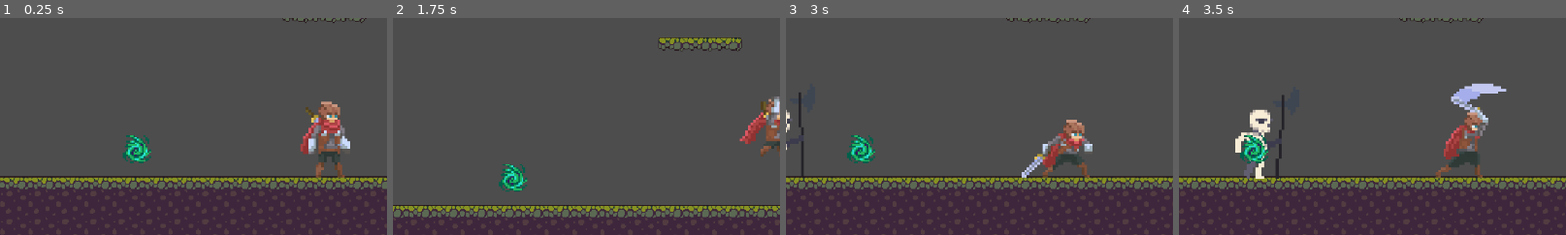
Above: before the commit, frames 1-4 (left to right).
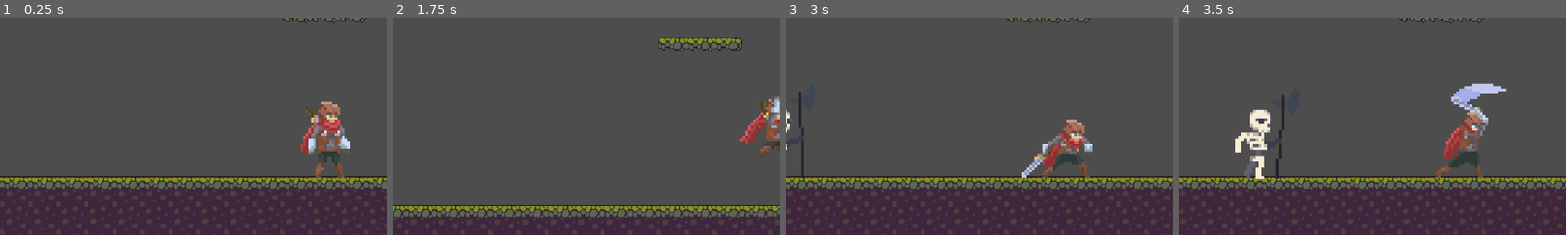
Above: after the commit, the same moments.

Repository: XinyuanD/2DSoulslikeGame
Game: Godot game, scene res://Scenes/Level 1.tscn
Same seed, same stepped clock (60 frames per second), same inputs: the game is played once before the commit and once after it.
Inputs (mouse positions are % of the whole screen's width and height, from its top left):
- Up to frame 1 (0.25 s): no input
- Up to frame 2 (1.75 s): move the mouse to (72, 45) at 0.52 s; hold D (move_right) from 0.53 s (still down); click (72, 45) at 0.6 s; tap Space (jump) at 0.77, 1.52 s; move the mouse to (30, 55) at 1.27 s; tap E (heal) at 1.35 s
- Up to frame 3 (3 s): move the mouse to (60, 28) at 2.02 s; release D (move_right) at 2.03 s; hold A (move_left) 2.03-2.78 s; tap C (set_checkpoint) at 2.1 s; move the mouse to (45, 70) at 2.77 s; hold D (move_right) from 2.78 s (still down); click (45, 70) at 2.85 s
- Up to frame 4 (3.5 s): keep holding D (move_right); tap Space (jump) at 3.02 s
The pictures show only the part of the screen within x 8-57%, y 44-94%; the shares and areas given below are measured in that part.

The runs differ from the first frame. In frame 1, 0.6% of the frame differs, in the area x 31-40%, y 54-67%; in frame 2, 0.6%; in frame 3, 0.7%; in frame 4, 0.7%, in the area x 15-24%, y 54-67%.

Commit message:
Added spirit drop upon player death and spirit drop pick up

Diff:
--- a/Final Project/Scenes/Level 1.tscn
+++ b/Final Project/Scenes/Level 1.tscn
@@ -6,7 +6,6 @@
 [ext_resource type="PackedScene" uid="uid://c2df6mh8wrba0" path="res://Scenes/skeleton.tscn" id="3_tcsw7"]
 [ext_resource type="PackedScene" uid="uid://du0iaarxl3gm8" path="res://Scenes/ui.tscn" id="4_yjibs"]
 [ext_resource type="PackedScene" uid="uid://beh5w2vwhy1jk" path="res://Scenes/respawn_altar.tscn" id="6_gf407"]
-[ext_resource type="PackedScene" uid="uid://b7jhmdltlik3h" path="res://Scenes/spirit_drop.tscn" id="7_1bohl"]
 
 [node name="Level 1" type="Node2D"]
 script = ExtResource("1_3bys6")
@@ -85,9 +84,6 @@
 theme_override_font_sizes/font_size = 30
 text = "Switch"
 
-[node name="SpiritDrop" parent="." instance=ExtResource("7_1bohl")]
-position = Vector2(-582, -31)
-
 [connection signal="checkpoint_reached" from="Player" to="." method="_on_player_checkpoint_reached"]
 [connection signal="health_updated" from="Player" to="CanvasLayer/UI" method="_on_player_health_updated"]
 [connection signal="player_died" from="Player" to="." method="_on_player_player_died"]
--- a/Final Project/Scenes/scene_switcher.tscn
+++ b/Final Project/Scenes/scene_switcher.tscn
@@ -39,6 +39,33 @@
 "fade": SubResource("Animation_ixn0l")
 }
 
+[sub_resource type="Animation" id="Animation_sag1w"]
+length = 0.2
+tracks/0/type = "value"
+tracks/0/imported = false
+tracks/0/enabled = true
+tracks/0/path = NodePath("DeathBanner:color")
+tracks/0/interp = 1
+tracks/0/loop_wrap = true
+tracks/0/keys = {
+"times": PackedFloat32Array(0, 0.2),
+"transitions": PackedFloat32Array(1, 1),
+"update": 0,
+"values": [Color(0.0705882, 0.0705882, 0.0705882, 0), Color(0.0705882, 0.0705882, 0.0705882, 0)]
+}
+tracks/1/type = "value"
+tracks/1/imported = false
+tracks/1/enabled = true
+tracks/1/path = NodePath("DeathBanner/Label:theme_override_colors/font_color")
+tracks/1/interp = 1
+tracks/1/loop_wrap = true
+tracks/1/keys = {
+"times": PackedFloat32Array(0, 0.2),
+"transitions": PackedFloat32Array(1, 1),
+"update": 0,
+"values": [Color(0.807843, 0, 0, 0), Color(0.807843, 0, 0, 0)]
+}
+
 [sub_resource type="Animation" id="Animation_lourf"]
 resource_name = "death_screen_anim"
 length = 3.5
@@ -65,33 +92,6 @@
 "transitions": PackedFloat32Array(1, 1, 1),
 "update": 0,
 "values": [Color(0.807843, 0, 0, 0), Color(0.807843, 0, 0, 1), Color(0.807843, 0, 0, 1)]
-}
-
-[sub_resource type="Animation" id="Animation_sag1w"]
-length = 0.2
-tracks/0/type = "value"
-tracks/0/imported = false
-tracks/0/enabled = true
-tracks/0/path = NodePath("DeathBanner:color")
-tracks/0/interp = 1
-tracks/0/loop_wrap = true
-tracks/0/keys = {
-"times": PackedFloat32Array(0, 0.2),
-"transitions": PackedFloat32Array(1, 1),
-"update": 0,
-"values": [Color(0.0705882, 0.0705882, 0.0705882, 0), Color(0.0705882, 0.0705882, 0.0705882, 0)]
-}
-tracks/1/type = "value"
-tracks/1/imported = false
-tracks/1/enabled = true
-tracks/1/path = NodePath("DeathBanner/Label:theme_override_colors/font_color")
-tracks/1/interp = 1
-tracks/1/loop_wrap = true
-tracks/1/keys = {
-"times": PackedFloat32Array(0, 0.2),
-"transitions": PackedFloat32Array(1, 1),
-"update": 0,
-"values": [Color(0.807843, 0, 0, 0), Color(0.807843, 0, 0, 0)]
 }
 
 [sub_resource type="AnimationLibrary" id="AnimationLibrary_o5jof"]
--- a/Final Project/Scripts/Player.gd
+++ b/Final Project/Scripts/Player.gd
@@ -246,7 +246,6 @@
 	elif curstate == State.HIT:
 		switch_to(State.IDLE)
 	elif curstate == State.DYING:
-		update_spirit(-spirits)
 		switch_to(State.DEAD)
 
 func _on_sword_area_body_shape_entered(body_rid, body, body_shape_index, local_shape_index):
--- a/Final Project/Scripts/scene_switcher.gd
+++ b/Final Project/Scripts/scene_switcher.gd
@@ -60,6 +60,7 @@
 func _deferred_reload_scene(path):
 	var last_checkpoint = current_scene.find_child("Player").last_checkpoint
 	var death_position = current_scene.find_child("Player").position
+	var player_spirits = current_scene.find_child("Player").spirits
 
 	current_scene.free()
 	var s = ResourceLoader.load(path)
@@ -71,6 +72,13 @@
 	get_tree().root.add_child(current_scene)
 	get_tree().current_scene = current_scene
 
+	if player_spirits > 0:
+		var scene = load("res://Scenes/spirit_drop.tscn")
+		var spirit_drop = scene.instantiate()
+		spirit_drop.position = death_position
+		print(player_spirits)
+		spirit_drop.update_spirit_amt(player_spirits)
+		current_scene.add_child(spirit_drop)
 
 
 func reset_scene_on_checkpoint(path):
--- a/Final Project/Scripts/spirit_drop.gd
+++ b/Final Project/Scripts/spirit_drop.gd
@@ -5,3 +5,7 @@
 	if body.name == "Player":
 		body.update_spirit(spirit_amt)
 		queue_free()
+
+func update_spirit_amt(amt: int):
+	spirit_amt = amt
+	print("spirit amount updated!")
Not shown: 1 places in Final Project/Scenes/Level 1.tscn that only renumber resources
